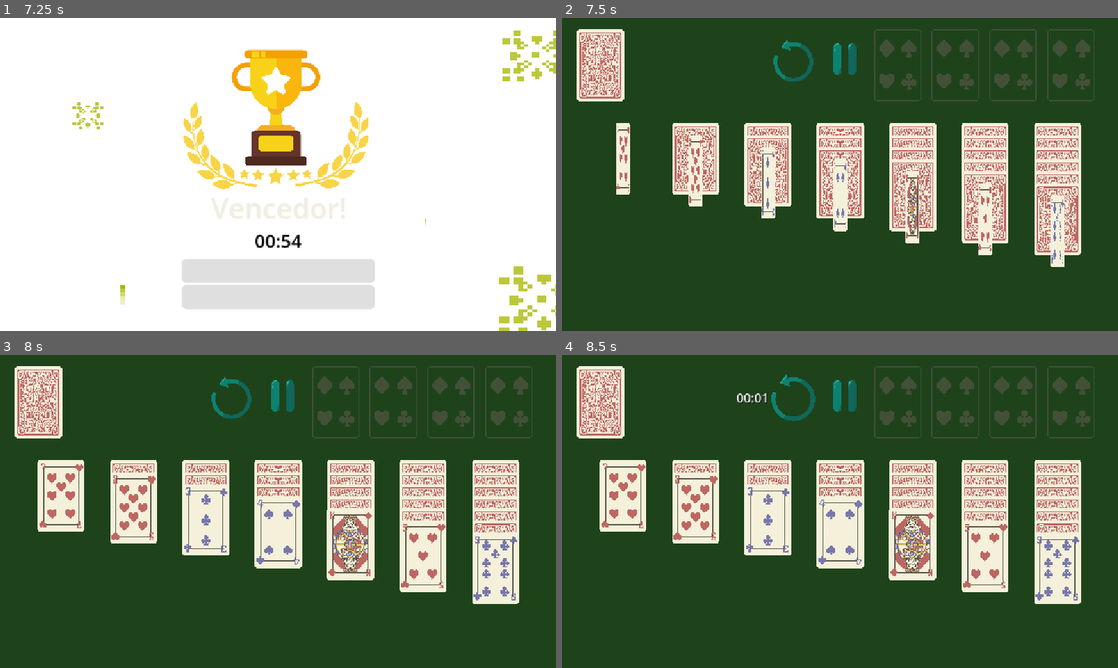
Above: before the commit, frames 1-4 (two rows, left to right).
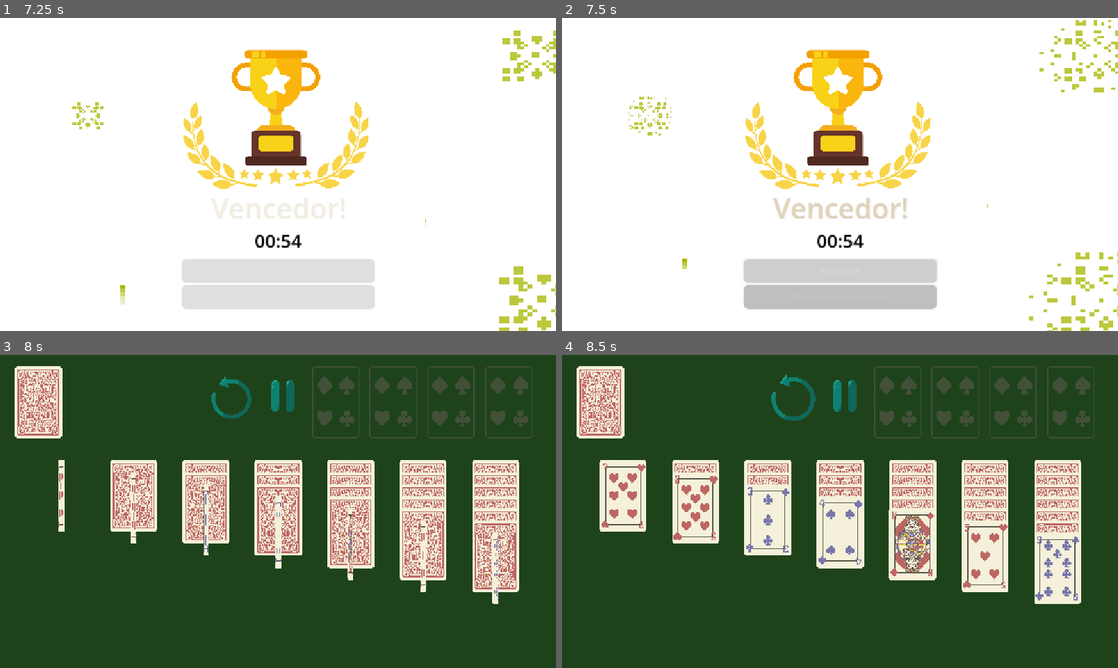
Above: after the commit, the same moments.

Repository: biarog/Paciencia-Maritacas
Game: Godot game, scene res://cenas/tela_vencedor.tscn
Two runs of this game, one before a commit and one after it. Both use one fixed random seed, a clock stepped at 60 frames per second and the inputs below. This scene is started directly instead of the project's main scene.
Inputs (mouse positions are in pixels of both pictures, inside the frame that each line leads up to):
- Up to frame 1 (7.25 s): move the mouse to (400, 158) at 0.52 s; click (400, 158) at 0.67 s; tap Enter at 1.25, 2.75 s; drag from (166, 190) to (250, 237) at 1.27 s; tap Space at 2, 4.25 s; move the mouse to (333, 105) at 2.02 s; click (333, 105) at 2.17 s; drag from (250, 237) to (111, 127) at 2.77 s; move the mouse to (444, 221) at 3.52 s; click (444, 221) at 3.67 s; drag from (111, 127) to (194, 96) at 4.27 s; move the mouse to (305, 174) at 5.02 s; click (305, 174) at 5.17 s; drag from (194, 96) to (166, 190) at 5.77 s; move the mouse to (400, 158) at 6.52 s; click (400, 158) at 6.67 s
- Up to frame 2 (7.5 s): click "Recomeçar" at 7.25 s
- Up to frame 3 (8 s): no input
- Up to frame 4 (8.5 s): click (795, 398) at 8 s

Frame 1 is identical in both runs. In frame 2, 100% of the frame differs, in the area x 0-100%, y 0-100%; in frame 3, 8.0%; in frame 4, 0.1%.

Commit message:
sons finalizados

Diff:
--- a/cenas/mesa_paciencia.tscn
+++ b/cenas/mesa_paciencia.tscn
@@ -17,6 +17,8 @@
 [ext_resource type="AudioStream" uid="uid://fvw0e3aatopx" path="res://sons/som_click_botao.wav" id="15_gx71f"]
 [ext_resource type="Script" uid="uid://dyfvlqa220tqd" path="res://scripts/GUI/timer.gd" id="15_x2ec5"]
 [ext_resource type="AudioStream" uid="uid://cwr1b2a5tc6mu" path="res://sons/som_carta4.wav" id="17_duxk7"]
+[ext_resource type="AudioStream" uid="uid://ds5wuvbtxgisd" path="res://sons/musica_suave.wav" id="18_m7vpc"]
+[ext_resource type="AudioStream" uid="uid://cdx3pfanx0u5h" path="res://sons/musica_animada.wav" id="19_8bwtr"]
 
 [sub_resource type="RectangleShape2D" id="RectangleShape2D_udm32"]
 size = Vector2(132, 444)
@@ -437,6 +439,13 @@
 stream = ExtResource("17_duxk7")
 volume_db = 0.155
 
+[node name="musica_suave" type="AudioStreamPlayer" parent="."]
+stream = ExtResource("18_m7vpc")
+
+[node name="som_musica_animada" type="AudioStreamPlayer" parent="."]
+stream = ExtResource("19_8bwtr")
+volume_db = 2.0
+
 [connection signal="gui_input" from="Controle Deck/Deck" to="Controle Deck" method="_on_deck_gui_input"]
 [connection signal="pressed" from="GUI/HBoxContainer/Desfazer" to="." method="voltar_movimento"]
 [connection signal="pressed" from="GUI/HBoxContainer/Pausar" to="." method="_on_pausar_pressed"]
--- a/cenas/tela_vencedor.tscn
+++ b/cenas/tela_vencedor.tscn
@@ -7,6 +7,8 @@
 [ext_resource type="Script" uid="uid://c7vg0mp435yy4" path="res://scripts/GUI/imagem_trofeu.gd" id="5_a23gw"]
 [ext_resource type="SpriteFrames" uid="uid://3hh5sl12s34u" path="res://Assets/imagens/firework_SpriteFrames.tres" id="6_lh84f"]
 [ext_resource type="Script" uid="uid://cxa87uoci5bl0" path="res://scripts/GUI/parabens.gd" id="7_2jbja"]
+[ext_resource type="AudioStream" uid="uid://b15ay3xqwmfp0" path="res://sons/som_palmas(1).wav" id="8_sxnme"]
+[ext_resource type="AudioStream" uid="uid://fvw0e3aatopx" path="res://sons/som_click_botao.wav" id="9_wvu7f"]
 
 [sub_resource type="StyleBoxFlat" id="StyleBoxFlat_sd6kp"]
 bg_color = Color(0.6, 0.6, 0.6, 0)
@@ -360,5 +362,12 @@
 }
 speed_scale = 0.5
 
+[node name="som_palmas" type="AudioStreamPlayer" parent="."]
+stream = ExtResource("8_sxnme")
+
+[node name="som_botao" type="AudioStreamPlayer" parent="."]
+stream = ExtResource("9_wvu7f")
+volume_db = 0.155
+
 [connection signal="pressed" from="TelaVencedor/Panel/CenterContainerBotoes/VBoxContainer/Recomecar" to="." method="_on_recomecar_pressed"]
 [connection signal="pressed" from="TelaVencedor/Panel/CenterContainerBotoes/VBoxContainer/Retornar_Menu_Inicial" to="." method="_on_retornar_menu_inicial_pressed"]
--- a/scripts/GUI/menu_inicial.gd
+++ b/scripts/GUI/menu_inicial.gd
@@ -2,7 +2,9 @@
 
 var save = load("res://scripts/save.gd") #para poder carregar a clase "abstrata"
 
+
 func _ready():
+	$som_musica_animada.volume_db = -15;
 	if(save.get_mudo()):
 		$MenuInicial/mudo.show()
 	else:
--- a/scripts/Paciencia/tela_vencedor.gd
+++ b/scripts/Paciencia/tela_vencedor.gd
@@ -1,11 +1,19 @@
 extends Node2D
 
+var musica := preload("res://sons/som_palmas(1).wav")
+
+var save = load("res://scripts/save.gd") #para poder carregar a clase "abstrata"
+
+
 func _ready() -> void:
+
 	var save = load("res://scripts/save.gd") #para poder carregar a clase "abstrata"
 	$TelaVencedor/Label.text = save.get_tempo_string_pronta()
 	$TelaVencedor/Panel/CenterContainerTrofeu/ImagemTrofeu/AnimationPlayer.play("sumido e surgindo")
 	await get_tree().create_timer(2.0).timeout
 	$TelaVencedor/Panel/CenterContainerTrofeu/ImagemTrofeu/AnimationPlayer.play("trofeu subindo")
+	$som_palmas.stream = musica
+	$som_palmas.play()
 	await get_tree().create_timer(1.0).timeout
 	$TelaVencedor/Parabens.modulate.a = 0.0  # Começa invisível
 	$TelaVencedor/Label.modulate.a = 0.0
@@ -42,7 +50,14 @@
 
 
 func _on_recomecar_pressed() -> void:
+	if(!save.get_mudo()):
+		$som_botao.play()
+		await get_tree().create_timer(0.5).timeout
 	get_tree().change_scene_to_file("res://cenas/mesa_paciencia.tscn")
 
+
 func _on_retornar_menu_inicial_pressed() -> void:
+	if(!save.get_mudo()):
+		$som_botao.play()
+		await get_tree().create_timer(0.5).timeout
 	get_tree().change_scene_to_file("res://cenas/menu_inicial.tscn")
Not shown: 1 places in cenas/mesa_paciencia.tscn that only renumber resources
Not shown: 1 places in cenas/tela_vencedor.tscn that only renumber resources
Not shown, changed: sons/musica_animada.wav.import
Not shown, added: sons/musica_suave.wav.import
Not shown, added: sons/som_palmas(1).wav.import
Not shown, added: sons/som_palmas.wav.import
Not shown, added: sons/musica_suave.wav
Not shown, added: sons/som_palmas(1).wav
Not shown, added: sons/som_palmas.m4a
